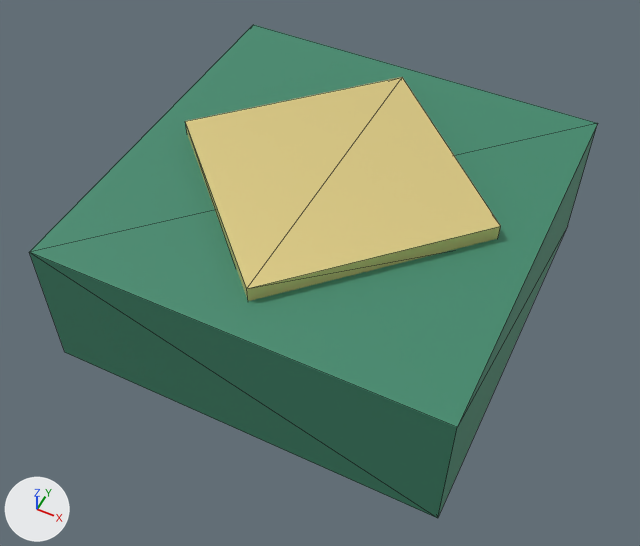
An edit to the glTF model assets/models/character/cosmetics/hat_tubeteika.glb, drawn before and after from the same camera.
One viewpoint serves both versions: a camera (50 mm lens) standing at (0.255, -0.538, 2.164) and looking at (0.009, -0.044, 1.547). Every picture has the same lights, and +X, +Y and +Z are marked at lower left. The first picture is the older version. Mesh edges are drawn as thin lines. Vertices at exactly the same position are counted once.

Objects in the first picture: 'Head'.
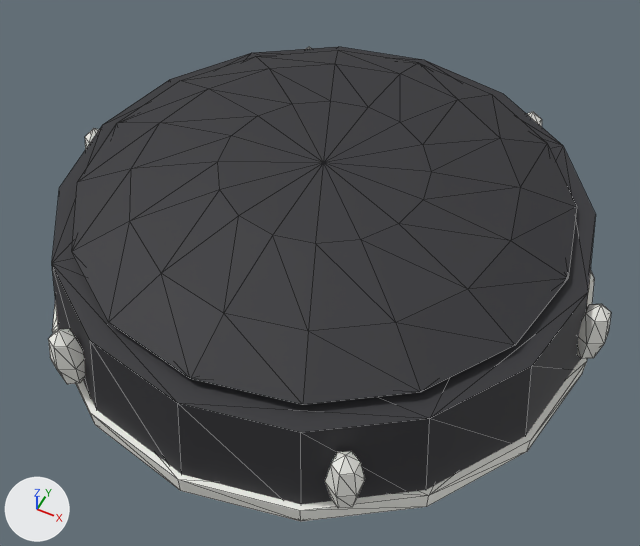
Location of each change, (x1, y1, x2, y2) in pixels of the pictures (640 x 546 px):
'Head', reshaped: before (29, 24, 598, 518); after (49, 47, 611, 521)
part 1 of me_head, added: after (52, 47, 596, 504)
part 2 of me_head, added: after (52, 270, 594, 521)
part 3 of me_head, added: after (577, 304, 611, 359)
part 4 of me_head, added (mostly hidden): after (527, 112, 542, 127)
part 5 of me_head, added (mostly hidden): after (85, 128, 99, 150)
part 6 of me_head, added: after (49, 329, 85, 384)
part 7 of me_head, added: after (325, 451, 365, 508)
part 8 of me_head, rebuilt (60% wider, 58% taller): before (185, 77, 501, 301); after (72, 50, 577, 405)
part 9 of me_head, deleted (green): before (29, 24, 598, 518)

The change, as a list of edits to the scene's bpy script:
```text
Add mat_tubblack:
    mat_tubblack = principled_material('TubBlack')
    mat_tubblack.base_color = (0.03, 0.03, 0.035)  # dark grey #303035
    mat_tubblack.roughness = 0.7
Change me_head:
    used by ob_head; location = (0.0, 0.0, 1.05)
    remove me_head.from_pydata(...)  # 48 vertices, 72 faces; spans x -0.191..0.191, y -0.191..0.191, z 0.43..0.585
    remove me_head.materials.append(mat_tubgreen)  # green #3f896c
    add me_head.from_pydata(...)  # 233 vertices, 430 faces; spans x -0.266..0.266, y -0.278..0.238, z 0.463..0.61
    me_head part 1: a new loose piece, a 16-sided cut cone along z (radius 0.255 at the low end, 0.24 at the high end) spanning x -0.255..0.255, y -0.275..0.235, z 0.465..0.565, in mat_tubblack (dark grey #303035)
    me_head part 2: a new loose piece, a 16-sided cylinder along z spanning x -0.258..0.258, y -0.278..0.238, z 0.463..0.481, in mat_tubwhite (white #f9f9f3)
    me_head part 3: a new loose piece, a UV sphere (6 segments, 4 rings, poles along z) spanning x 0.24..0.266, y -0.035..-0.005, z 0.484..0.556, in mat_tubwhite (white #f9f9f3)
    me_head part 4: a new loose piece, a UV sphere (6 segments, 4 rings, poles along z) spanning x 0.114..0.139, y 0.184..0.214, z 0.484..0.556, in mat_tubwhite (white #f9f9f3)
    me_head part 5: a new loose piece, a UV sphere (6 segments, 4 rings, poles along z) spanning x -0.266..-0.24, y -0.035..-0.005, z 0.484..0.556, in mat_tubwhite (white #f9f9f3)
    me_head part 6: a new loose piece, a UV sphere (6 segments, 4 rings, poles along z) spanning x -0.139..-0.114, y -0.254..-0.224, z 0.484..0.556, in mat_tubwhite (white #f9f9f3)
    me_head part 7: a new loose piece, a UV sphere (6 segments, 4 rings, poles along z) spanning x 0.114..0.139, y -0.254..-0.224, z 0.484..0.556, in mat_tubwhite (white #f9f9f3)
    me_head part 8: the loose piece of 8 vertices spanning x -0.156..0.156, y -0.156..0.156, z 0.565..0.585 is rebuilt with 49 vertices and now spans x -0.222..0.222, y -0.242..0.202, z 0.573..0.61, in mat_tubblack (dark grey #303035)
    me_head part 9
    8 vertices are removed from x -0.191..0.191, y -0.191..0.191, z 0.43..0.57
    12 faces are deleted
    other edits to the shape of me_head do not show in these pictures
    remove me_head.materials.append(mat_tubgold)  # yellow #f3e195
    add me_head.materials.append(mat_tubblack)  # dark grey #303035
```
